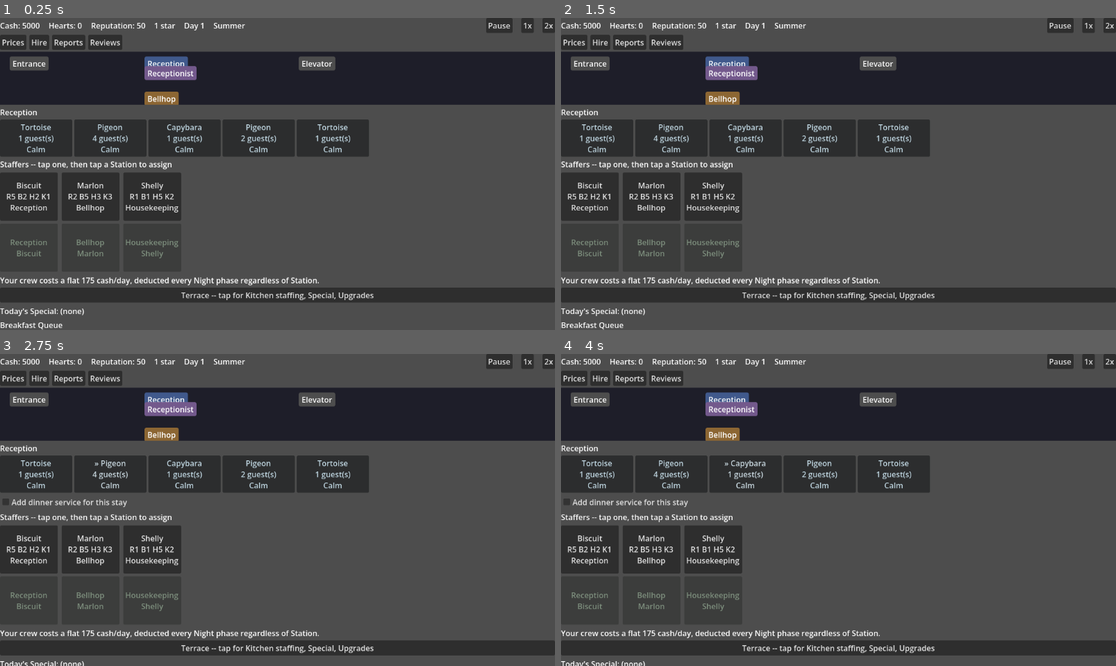
Above: before the commit, frames 1-4 (two rows, left to right).
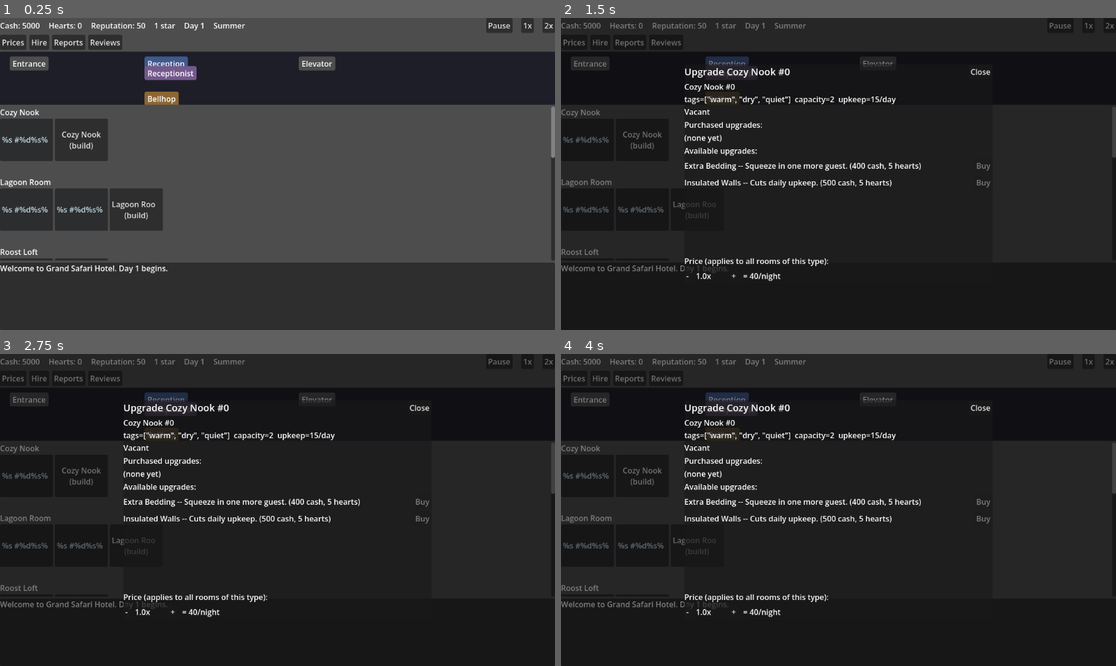
Above: after the commit, the same moments.

Repository: rdefm/habitat_hotel
Game: Godot game, scene res://main.tscn
Same seed, same stepped clock (60 frames per second), same inputs: the game is played once before the commit and once after it.
Inputs (mouse positions are in pixels of both pictures, inside the frame that each line leads up to):
- Up to frame 1 (0.25 s): no input
- Up to frame 2 (1.5 s): click (599, 139) at 0.5 s, where only the run before the commit has a clickable "Tortoise 1 guest(s) Calm"; click (599, 139) at 1.25 s, where only the run before the commit has a clickable "» Tortoise 1 guest(s) Calm"
- Up to frame 3 (2.75 s): click (111, 475) at 2 s, where only the run before the commit has a clickable "Pigeon 4 guest(s) Calm"
- Up to frame 4 (4 s): click (672, 475) at 2.75 s, where only the run before the commit has a clickable "» Pigeon 4 guest(s) Calm"; click (744, 475) at 3.5 s, where only the run before the commit has a clickable "Capybara 1 guest(s) Calm"

The runs differ from the first frame. In frame 1, 26% of the frame differs, in the area x 0-100%, y 28-100%; in frame 2, 68%; in frame 3, 68%; in frame 4, 68%, in the area x 0-100%, y 0-100%.

Commit message:
Add building cross-section scaffold + star-ordered Room floors (ticket 02, ADR-0016)
New ui/hotel_view.gd is one vertically-scrolling container stacking
Reception (bottom), Terrace, and one Floor per unlocked Room type above
that in ascending unlock-star order -- replacing hotel_panel.gd's old
alphabetical room_type_id sort and main_screen.gd's separate panel stack.
Floor content (RoomCellButton drop-target/tap semantics, Reception/
Station/Terrace panels) is untouched; only the container and ordering
change, per ticket 02's narrowed scope.

Diff:
--- a/ui/hotel_panel.gd
+++ b/ui/hotel_panel.gd
@@ -6,6 +6,13 @@
 ## unlocked Room type; a not-yet-unlocked Room type contributes no row at
 ## all. A Floor's row holds one cell per built instance plus a trailing
 ## Build Slot cell (instance_id -1) while it's still under its instance cap.
+##
+## Floor rows are added highest-unlock-star first (ties broken by id) --
+## see _floor_sort_descending. ui/hotel_view.gd (ticket 02, ADR-0016) stacks
+## this whole panel above Terrace/Reception, so this panel's own
+## top-to-bottom order is what makes the *building's* bottom-to-top order
+## read as ascending star, replacing the old flat alphabetical
+## room_type_ids.sort().
 ##
 ## Two tap modes, switched by whether a Party is selected at Reception
 ## (ADR-0001, ticket 05): with no selected_party_id, tapping an
@@ -102,12 +109,21 @@
 	for child in get_children():
 		child.queue_free()
 
-	var room_type_ids := GameState.rooms.keys()
-	room_type_ids.sort()
+	var room_type_ids: Array = []
+	for room_type_id in GameState.rooms.keys():
+		if GameState.can_build_room_type(room_type_id):
+			room_type_ids.append(room_type_id)
+	room_type_ids.sort_custom(_floor_sort_descending)
 	for room_type_id in room_type_ids:
-		if not GameState.can_build_room_type(room_type_id):
-			continue
 		add_child(_make_floor_row(room_type_id))
+
+
+func _floor_sort_descending(a: String, b: String) -> bool:
+	var star_a: int = int(GameState.rooms[a]["unlock"]["star"])
+	var star_b: int = int(GameState.rooms[b]["unlock"]["star"])
+	if star_a != star_b:
+		return star_a > star_b
+	return a < b
 
 
 func _make_floor_row(room_type_id: String) -> Control:
--- /dev/null
+++ b/ui/hotel_view.gd
@@ -0,0 +1,74 @@
+class_name HotelView
+extends ScrollContainer
+
+## The building cross-section's outer scaffold (ticket 02, ADR-0016): one
+## vertically-scrolling container stacking Reception (fixed, ground floor),
+## Terrace (fixed, directly above Reception), and one Floor per unlocked
+## Room type above that, ordered by ascending unlock star -- replacing the
+## old flat stack of separate panels main_screen.gd used to mount directly.
+## This ticket is structure only: every floor's actual content
+## (ReceptionPanel/StationPanel/TerracePanel/HotelPanel) is untouched,
+## still today's cards/buttons -- the actor reskin is later tickets' job.
+##
+## _stack lists its children top-to-bottom in screen order, which is the
+## building's bottom-to-top order in reverse: HotelPanel's Room floors
+## (itself already highest-star-first internally, see
+## hotel_panel.gd's _floor_sort_descending) first, then Terrace, then the
+## Station row, with Reception's arrival queue last -- so Reception's queue
+## ends up lowest on screen (the ticket's "fixed Reception floor at the
+## bottom") and a newly-unlocked, higher-star Room floor stacks in above
+## the existing ones. _stack's ALIGNMENT_END keeps that group glued to the
+## bottom of the visible area while it's shorter than the screen (blank sky
+## above); once it overflows, alignment has no effect on already-full space
+## and the ScrollContainer simply scrolls -- no floor ever shrinks to fit,
+## per the ticket's "floor height stays fixed" requirement.
+##
+## Room floor Build Slot / built-instance-cell drop-target/tap semantics
+## (Party-seat, Staffer-stack) live entirely on hotel_panel.gd's
+## RoomCellButton and are untouched by this rework -- main_screen.gd still
+## connects to hotel_panel's own slot_selected/seat_attempted signals
+## exactly as before, just reached via this container's hotel_panel field.
+
+const HotelPanel = preload("res://ui/hotel_panel.gd")
+const ReceptionPanel = preload("res://ui/reception_panel.gd")
+const StationPanel = preload("res://ui/station_panel.gd")
+const TerracePanel = preload("res://ui/terrace_panel.gd")
+
+## Forwarded onto hotel_panel before it's added to the tree -- must be set
+## (if desired) before this node enters the tree itself, since HotelPanel
+## reads it during the refresh() its own _ready() triggers.
+@export var interactive: bool = false
+
+var hotel_panel: HotelPanel
+var terrace_panel: TerracePanel
+var reception_panel: ReceptionPanel
+var station_panel: StationPanel
+
+var _stack: VBoxContainer
+
+
+func _ready() -> void:
+	size_flags_vertical = Control.SIZE_EXPAND_FILL
+	horizontal_scroll_mode = ScrollContainer.SCROLL_MODE_DISABLED
+	vertical_scroll_mode = ScrollContainer.SCROLL_MODE_AUTO
+
+	_stack = VBoxContainer.new()
+	_stack.alignment = BoxContainer.ALIGNMENT_END
+	_stack.size_flags_horizontal = Control.SIZE_EXPAND_FILL
+	_stack.size_flags_vertical = Control.SIZE_EXPAND_FILL
+	_stack.add_theme_constant_override("separation", 14)
+	add_child(_stack)
+
+	hotel_panel = HotelPanel.new()
+	hotel_panel.interactive = interactive
+	hotel_panel.size_flags_horizontal = Control.SIZE_EXPAND_FILL
+	_stack.add_child(hotel_panel)
+
+	terrace_panel = TerracePanel.new()
+	_stack.add_child(terrace_panel)
+
+	station_panel = StationPanel.new()
+	_stack.add_child(station_panel)
+
+	reception_panel = ReceptionPanel.new()
+	_stack.add_child(reception_panel)
--- a/ui/main_screen.gd
+++ b/ui/main_screen.gd
@@ -6,6 +6,7 @@
 ## surface -- everything here reads from/writes to GameState via its public
 ## API, never touching Sim internals directly.
 
+const HotelView = preload("res://ui/hotel_view.gd")
 const HotelPanel = preload("res://ui/hotel_panel.gd")
 const ReceptionPanel = preload("res://ui/reception_panel.gd")
 const StationPanel = preload("res://ui/station_panel.gd")
@@ -60,29 +61,22 @@
 	root.add_child(_build_menu_bar())
 	root.add_child(LobbyView.new())
 
-	_reception_panel = ReceptionPanel.new()
-	_reception_panel.party_selected.connect(_on_party_selected)
-	root.add_child(_reception_panel)
-
-	_station_panel = StationPanel.new()
-	_station_panel.staffer_tapped.connect(_on_staffer_tapped)
-	root.add_child(_station_panel)
-
-	_terrace_panel = TerracePanel.new()
-	_terrace_panel.terrace_tapped.connect(_on_terrace_tapped)
-	root.add_child(_terrace_panel)
-
-	var middle := HBoxContainer.new()
-	middle.size_flags_vertical = Control.SIZE_EXPAND_FILL
-	root.add_child(middle)
-
-	_hotel_panel = HotelPanel.new()
-	_hotel_panel.interactive = true
-	_hotel_panel.size_flags_horizontal = Control.SIZE_EXPAND_FILL
-	_hotel_panel.size_flags_vertical = Control.SIZE_EXPAND_FILL
+	var hotel_view := HotelView.new()
+	hotel_view.interactive = true
+	root.add_child(hotel_view)
+
+	_hotel_panel = hotel_view.hotel_panel
 	_hotel_panel.slot_selected.connect(_on_hotel_slot_selected)
 	_hotel_panel.seat_attempted.connect(_on_seat_attempted)
-	middle.add_child(_hotel_panel)
+
+	_terrace_panel = hotel_view.terrace_panel
+	_terrace_panel.terrace_tapped.connect(_on_terrace_tapped)
+
+	_reception_panel = hotel_view.reception_panel
+	_reception_panel.party_selected.connect(_on_party_selected)
+
+	_station_panel = hotel_view.station_panel
+	_station_panel.staffer_tapped.connect(_on_staffer_tapped)
 
 	root.add_child(_build_day_log())
 
